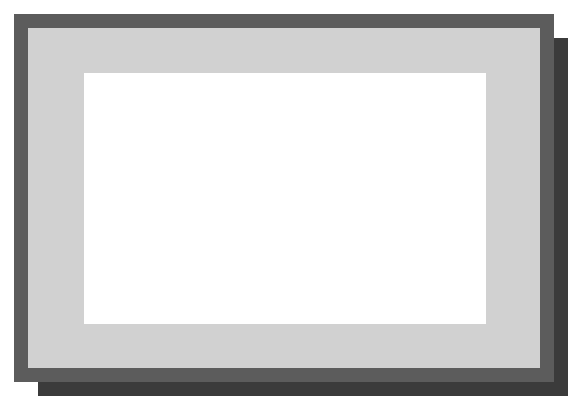
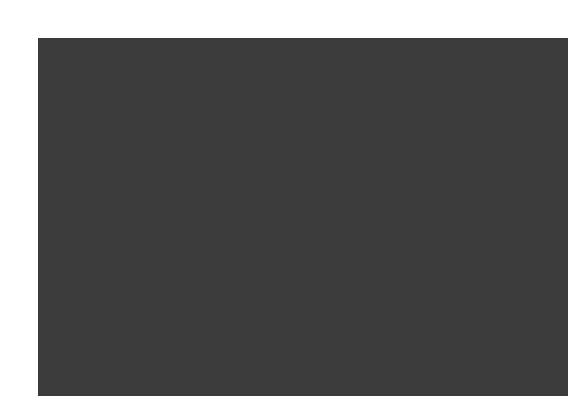
Revision of a layered 568 x 396 image; what changed, layer by layer:
painted on "CardStack 1" over (38, 38, 554, 382)
hid "Shadow" over (28, 28, 540, 368)
hid "CardBorder" over (14, 14, 554, 382)
